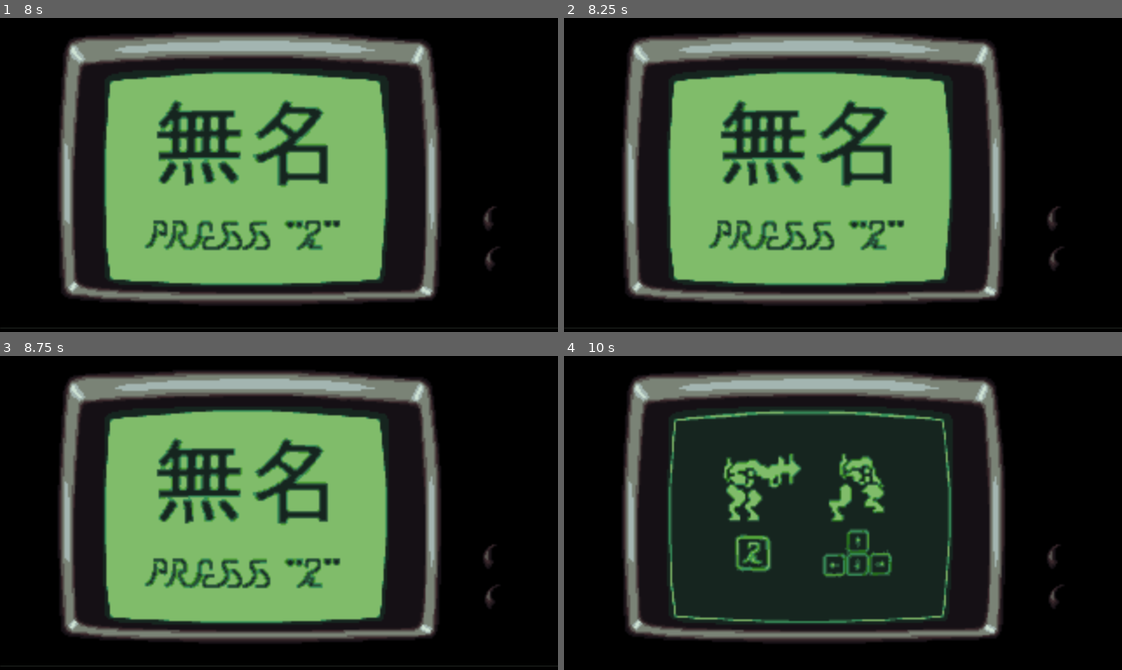
Above: before the commit, frames 1-4 (two rows, left to right).
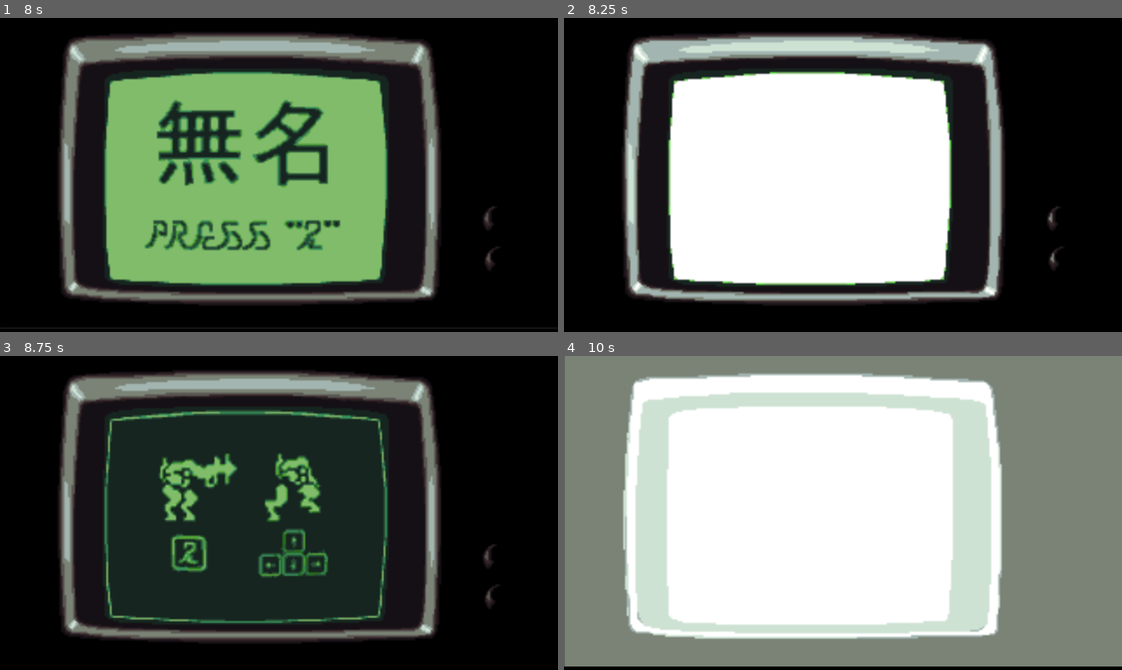
Above: after the commit, the same moments.

Repository: abidjappie/ludem-dare-46
Game: Godot game, scene res://src/scenes/Titlescreen.tscn
Two runs of this game, one before a commit and one after it. Both use one fixed random seed, a clock stepped at 60 frames per second and the inputs below. Sound files missing from this copy of the repository are replaced by a short silence.
Inputs (mouse positions are in pixels of both pictures, inside the frame that each line leads up to):
- Up to frame 1 (8 s): move the mouse to (401, 159) at 0.52 s; hold Right (right, bound only after the commit) 0.53-2.03 s; tap Z (shoot, bound only after the commit) every 1.5 s from 0.6 to 6.6 s; tap Up (jump, bound only after the commit) at 0.77, 1.52, 3.02, 3.77, 4.52, 6.02, 6.77, 7.52 s; move the mouse to (167, 190) at 1.27 s; click (167, 190) at 1.35 s; move the mouse to (334, 105) at 2.02 s; hold Left (left, bound only after the commit) 2.03-2.78 s; move the mouse to (251, 237) at 2.77 s; hold Right (right, bound only after the commit) 2.78-4.28 s; click (251, 237) at 2.85 s; tap Enter at 3.5, 5 s; move the mouse to (446, 222) at 3.52 s; tap Space (jump, bound only before the commit) at 4.25, 5.75 s; move the mouse to (111, 127) at 4.27 s; hold Left (left, bound only after the commit) 4.28-5.03 s; click (111, 127) at 4.35 s; move the mouse to (306, 175) at 5.02 s; hold Right (right, bound only after the commit) 5.03-5.78 s; move the mouse to (195, 96) at 5.77 s; hold Left (left, bound only after the commit) 5.78-7.28 s; click (195, 96) at 5.85 s; move the mouse to (401, 159) at 6.52 s; move the mouse to (167, 190) at 7.27 s; hold Right (right, bound only after the commit) from 7.28 s (still down); click (167, 190) at 7.35 s
- Up to frame 2 (8.25 s): keep holding Right (right, bound only after the commit); tap Enter at 8 s; move the mouse to (898, 105) at 8.02 s; tap Z (shoot, bound only after the commit) at 8.1 s
- Up to frame 3 (8.75 s): keep holding Right (right, bound only after the commit)
- Up to frame 4 (10 s): move the mouse to (815, 575) at 8.77 s; click (815, 575) at 8.85 s; tap Up (jump, bound only after the commit) at 9.02, 9.77 s; move the mouse to (1010, 560) at 9.52 s; release Right (right, bound only after the commit) at 9.53 s; hold Left (left, bound only after the commit) from 9.53 s (still down); tap Z (shoot, bound only after the commit) at 9.6 s

Frame 1 is identical in both runs. In frame 2, 42% of the frame differs, in the area x 0-100%, y 6-99%; in frame 3, 31%; in frame 4, 99%, in the area x 0-100%, y 0-99%.

Commit message:
Input controls updated

Diff:
--- a/project.godot
+++ b/project.godot
@@ -30,22 +30,22 @@
 
 left={
 "deadzone": 0.5,
-"events": [ Object(InputEventKey,"resource_local_to_scene":false,"resource_name":"","device":0,"alt":false,"shift":false,"control":false,"meta":false,"command":false,"pressed":false,"scancode":65,"unicode":0,"echo":false,"script":null)
+"events": [ Object(InputEventKey,"resource_local_to_scene":false,"resource_name":"","device":0,"alt":false,"shift":false,"control":false,"meta":false,"command":false,"pressed":false,"scancode":16777231,"unicode":0,"echo":false,"script":null)
  ]
 }
 right={
 "deadzone": 0.5,
-"events": [ Object(InputEventKey,"resource_local_to_scene":false,"resource_name":"","device":0,"alt":false,"shift":false,"control":false,"meta":false,"command":false,"pressed":false,"scancode":68,"unicode":0,"echo":false,"script":null)
+"events": [ Object(InputEventKey,"resource_local_to_scene":false,"resource_name":"","device":0,"alt":false,"shift":false,"control":false,"meta":false,"command":false,"pressed":false,"scancode":16777233,"unicode":0,"echo":false,"script":null)
  ]
 }
 jump={
 "deadzone": 0.5,
-"events": [ Object(InputEventKey,"resource_local_to_scene":false,"resource_name":"","device":0,"alt":false,"shift":false,"control":false,"meta":false,"command":false,"pressed":false,"scancode":32,"unicode":0,"echo":false,"script":null)
+"events": [ Object(InputEventKey,"resource_local_to_scene":false,"resource_name":"","device":0,"alt":false,"shift":false,"control":false,"meta":false,"command":false,"pressed":false,"scancode":16777232,"unicode":0,"echo":false,"script":null)
  ]
 }
 shoot={
 "deadzone": 0.5,
-"events": [ Object(InputEventMouseButton,"resource_local_to_scene":false,"resource_name":"","device":0,"alt":false,"shift":false,"control":false,"meta":false,"command":false,"button_mask":0,"position":Vector2( 0, 0 ),"global_position":Vector2( 0, 0 ),"factor":1.0,"button_index":1,"pressed":false,"doubleclick":false,"script":null)
+"events": [ Object(InputEventKey,"resource_local_to_scene":false,"resource_name":"","device":0,"alt":false,"shift":false,"control":false,"meta":false,"command":false,"pressed":false,"scancode":90,"unicode":0,"echo":false,"script":null)
  ]
 }
 
--- a/src/scenes/Titlescreen.tscn
+++ b/src/scenes/Titlescreen.tscn
@@ -23,119 +23,119 @@
 
 [sub_resource type="AtlasTexture" id=5]
 atlas = ExtResource( 1 )
+region = Rect2( 640, 540, 320, 180 )
+
+[sub_resource type="AtlasTexture" id=6]
+atlas = ExtResource( 1 )
+region = Rect2( 960, 540, 320, 180 )
+
+[sub_resource type="AtlasTexture" id=7]
+atlas = ExtResource( 1 )
+region = Rect2( 1280, 540, 320, 180 )
+
+[sub_resource type="AtlasTexture" id=8]
+atlas = ExtResource( 1 )
+region = Rect2( 1600, 540, 320, 180 )
+
+[sub_resource type="AtlasTexture" id=9]
+atlas = ExtResource( 1 )
+region = Rect2( 0, 720, 320, 180 )
+
+[sub_resource type="AtlasTexture" id=10]
+atlas = ExtResource( 1 )
+region = Rect2( 320, 720, 320, 180 )
+
+[sub_resource type="AtlasTexture" id=11]
+atlas = ExtResource( 1 )
+region = Rect2( 320, 900, 320, 180 )
+
+[sub_resource type="AtlasTexture" id=12]
+atlas = ExtResource( 1 )
+region = Rect2( 640, 900, 320, 180 )
+
+[sub_resource type="AtlasTexture" id=13]
+atlas = ExtResource( 1 )
+region = Rect2( 960, 900, 320, 180 )
+
+[sub_resource type="AtlasTexture" id=14]
+atlas = ExtResource( 1 )
 region = Rect2( 0, 0, 320, 180 )
 
-[sub_resource type="AtlasTexture" id=6]
+[sub_resource type="AtlasTexture" id=15]
 atlas = ExtResource( 1 )
 region = Rect2( 320, 0, 320, 180 )
 
-[sub_resource type="AtlasTexture" id=7]
+[sub_resource type="AtlasTexture" id=16]
 atlas = ExtResource( 1 )
 region = Rect2( 640, 0, 320, 180 )
 
-[sub_resource type="AtlasTexture" id=8]
+[sub_resource type="AtlasTexture" id=17]
 atlas = ExtResource( 1 )
 region = Rect2( 960, 0, 320, 180 )
 
-[sub_resource type="AtlasTexture" id=9]
+[sub_resource type="AtlasTexture" id=18]
 atlas = ExtResource( 1 )
 region = Rect2( 1280, 0, 320, 180 )
 
-[sub_resource type="AtlasTexture" id=10]
+[sub_resource type="AtlasTexture" id=19]
 atlas = ExtResource( 1 )
 region = Rect2( 1600, 0, 320, 180 )
 
-[sub_resource type="AtlasTexture" id=11]
+[sub_resource type="AtlasTexture" id=20]
 atlas = ExtResource( 1 )
 region = Rect2( 0, 180, 320, 180 )
 
-[sub_resource type="AtlasTexture" id=12]
+[sub_resource type="AtlasTexture" id=21]
 atlas = ExtResource( 1 )
 region = Rect2( 320, 180, 320, 180 )
 
-[sub_resource type="AtlasTexture" id=13]
+[sub_resource type="AtlasTexture" id=22]
 atlas = ExtResource( 1 )
 region = Rect2( 640, 180, 320, 180 )
 
-[sub_resource type="AtlasTexture" id=14]
+[sub_resource type="AtlasTexture" id=23]
 atlas = ExtResource( 1 )
 region = Rect2( 960, 180, 320, 180 )
 
-[sub_resource type="AtlasTexture" id=15]
+[sub_resource type="AtlasTexture" id=24]
 atlas = ExtResource( 1 )
 region = Rect2( 1280, 180, 320, 180 )
 
-[sub_resource type="AtlasTexture" id=16]
+[sub_resource type="AtlasTexture" id=25]
 atlas = ExtResource( 1 )
 region = Rect2( 1600, 180, 320, 180 )
 
-[sub_resource type="AtlasTexture" id=17]
+[sub_resource type="AtlasTexture" id=26]
 atlas = ExtResource( 1 )
 region = Rect2( 0, 360, 320, 180 )
 
-[sub_resource type="AtlasTexture" id=18]
+[sub_resource type="AtlasTexture" id=27]
 atlas = ExtResource( 1 )
 region = Rect2( 320, 360, 320, 180 )
 
-[sub_resource type="AtlasTexture" id=19]
+[sub_resource type="AtlasTexture" id=28]
 atlas = ExtResource( 1 )
 region = Rect2( 640, 360, 320, 180 )
 
-[sub_resource type="AtlasTexture" id=20]
+[sub_resource type="AtlasTexture" id=29]
 atlas = ExtResource( 1 )
 region = Rect2( 960, 360, 320, 180 )
 
-[sub_resource type="AtlasTexture" id=21]
-atlas = ExtResource( 1 )
-region = Rect2( 320, 900, 320, 180 )
-
-[sub_resource type="AtlasTexture" id=22]
-atlas = ExtResource( 1 )
-region = Rect2( 640, 900, 320, 180 )
-
-[sub_resource type="AtlasTexture" id=23]
-atlas = ExtResource( 1 )
-region = Rect2( 960, 900, 320, 180 )
-
-[sub_resource type="AtlasTexture" id=24]
+[sub_resource type="AtlasTexture" id=30]
 atlas = ExtResource( 1 )
 region = Rect2( 1280, 360, 320, 180 )
 
-[sub_resource type="AtlasTexture" id=25]
+[sub_resource type="AtlasTexture" id=31]
 atlas = ExtResource( 1 )
 region = Rect2( 1600, 360, 320, 180 )
 
-[sub_resource type="AtlasTexture" id=26]
+[sub_resource type="AtlasTexture" id=32]
 atlas = ExtResource( 1 )
 region = Rect2( 0, 540, 320, 180 )
 
-[sub_resource type="AtlasTexture" id=27]
+[sub_resource type="AtlasTexture" id=33]
 atlas = ExtResource( 1 )
 region = Rect2( 320, 540, 320, 180 )
-
-[sub_resource type="AtlasTexture" id=28]
-atlas = ExtResource( 1 )
-region = Rect2( 640, 540, 320, 180 )
-
-[sub_resource type="AtlasTexture" id=29]
-atlas = ExtResource( 1 )
-region = Rect2( 960, 540, 320, 180 )
-
-[sub_resource type="AtlasTexture" id=30]
-atlas = ExtResource( 1 )
-region = Rect2( 1280, 540, 320, 180 )
-
-[sub_resource type="AtlasTexture" id=31]
-atlas = ExtResource( 1 )
-region = Rect2( 1600, 540, 320, 180 )
-
-[sub_resource type="AtlasTexture" id=32]
-atlas = ExtResource( 1 )
-region = Rect2( 0, 720, 320, 180 )
-
-[sub_resource type="AtlasTexture" id=33]
-atlas = ExtResource( 1 )
-region = Rect2( 320, 720, 320, 180 )
 
 [sub_resource type="AtlasTexture" id=34]
 atlas = ExtResource( 1 )
@@ -157,24 +157,24 @@
 "name": "5PressStart",
 "speed": 5.0
 }, {
-"frames": [ SubResource( 5 ), SubResource( 6 ), SubResource( 7 ), SubResource( 8 ), SubResource( 9 ), SubResource( 10 ), SubResource( 11 ), SubResource( 12 ), SubResource( 13 ), SubResource( 14 ), SubResource( 15 ), SubResource( 16 ), SubResource( 17 ), SubResource( 18 ), SubResource( 19 ), SubResource( 20 ) ],
+"frames": [ SubResource( 5 ), SubResource( 6 ), SubResource( 7 ), SubResource( 8 ), SubResource( 9 ), SubResource( 10 ) ],
+"loop": true,
+"name": "3DiskOK",
+"speed": 5.0
+}, {
+"frames": [ SubResource( 11 ), SubResource( 12 ), SubResource( 13 ) ],
+"loop": true,
+"name": "7KeysWait",
+"speed": 5.0
+}, {
+"frames": [ SubResource( 14 ), SubResource( 15 ), SubResource( 16 ), SubResource( 17 ), SubResource( 18 ), SubResource( 19 ), SubResource( 20 ), SubResource( 21 ), SubResource( 22 ), SubResource( 23 ), SubResource( 24 ), SubResource( 25 ), SubResource( 26 ), SubResource( 27 ), SubResource( 28 ), SubResource( 29 ) ],
 "loop": true,
 "name": "1Init",
 "speed": 5.0
 }, {
-"frames": [ SubResource( 21 ), SubResource( 22 ), SubResource( 23 ) ],
-"loop": true,
-"name": "7KeysWait",
-"speed": 5.0
-}, {
-"frames": [ SubResource( 24 ), SubResource( 25 ), SubResource( 26 ), SubResource( 27 ) ],
+"frames": [ SubResource( 30 ), SubResource( 31 ), SubResource( 32 ), SubResource( 33 ) ],
 "loop": true,
 "name": "2Loading",
-"speed": 5.0
-}, {
-"frames": [ SubResource( 28 ), SubResource( 29 ), SubResource( 30 ), SubResource( 31 ), SubResource( 32 ), SubResource( 33 ) ],
-"loop": true,
-"name": "3DiskOK",
 "speed": 5.0
 }, {
 "frames": [ SubResource( 34 ), SubResource( 35 ) ],
